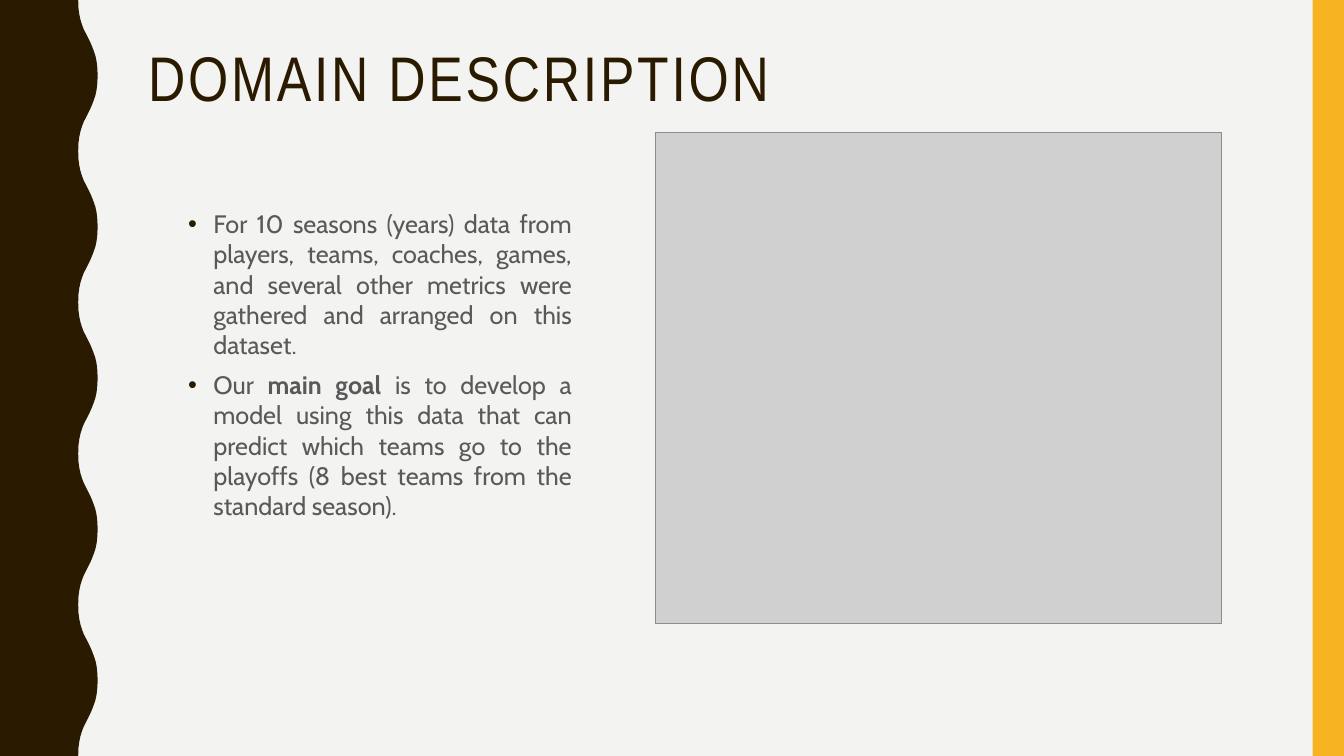
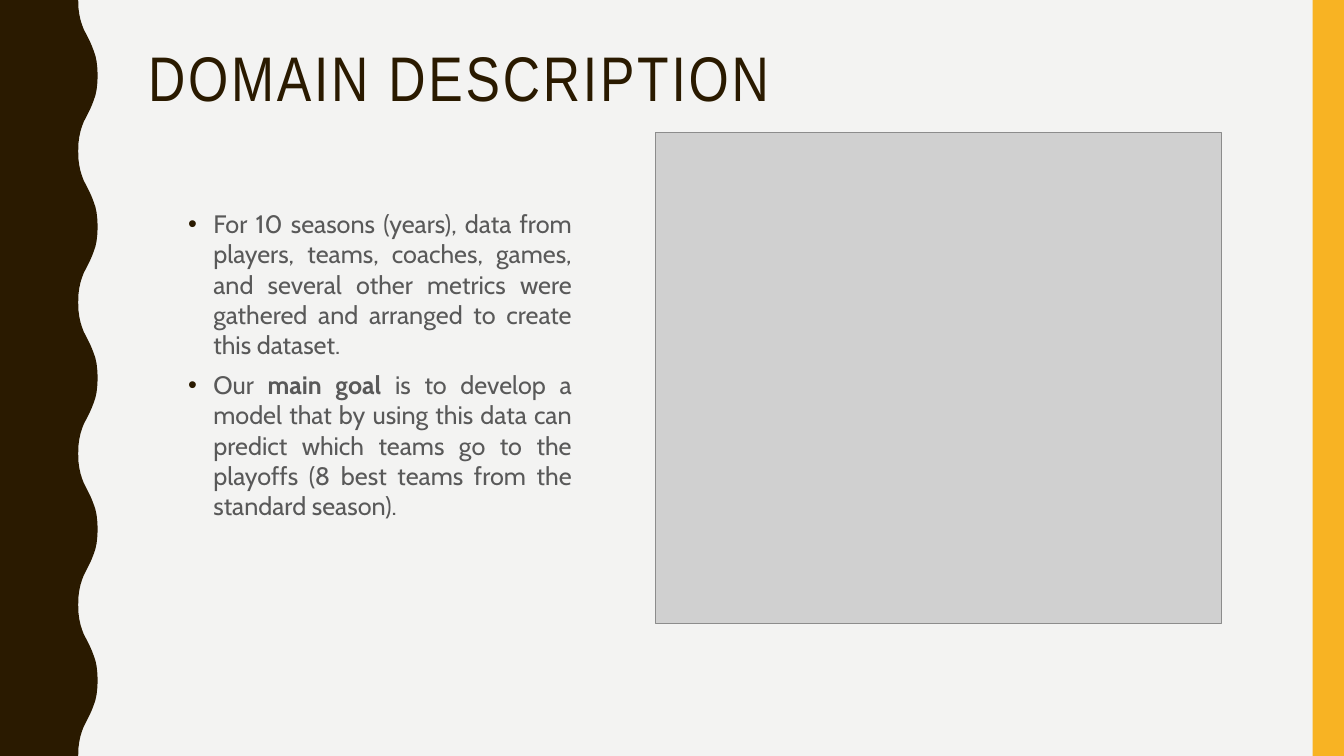
Before and after one commit to afs202005277/AC, a slide deck: slide 2 of ppt projeto.pptx. Drawn at 1344x756 pixels with LibreOffice and Linux fonts; fonts in the diff are those of the drawing; grey boxes stand for pictures. Boxes give left, top, right and bottom in pixels: in the first picture for what was removed or moved away, otherwise in the second. Text is boxed around its words. In the diff, an @@ line names an element or a change of style, - is before the commit and + after.

Commit message:
fix

```diff
--- a/ppt projeto.pptx
+++ b/ppt projeto.pptx
@@ text at [213, 214, 572, 519]: text changed @@
-• For 10 seasons (years) data from players, teams, coaches, games, and several other metrics were gathered and arranged on this dataset.
-• Our main goal is to develop a model using this data that can predict which teams go to the playoffs (8 best teams from the standard season).
+• For 10 seasons (years), data from players, teams, coaches, games, and several other metrics were gathered and arranged to create this dataset.
+• Our main goal is to develop a model that by using this data can predict which teams go to the playoffs (8 best teams from the standard season).
```
Also in this commit, not shown: 2 other slides changed.
